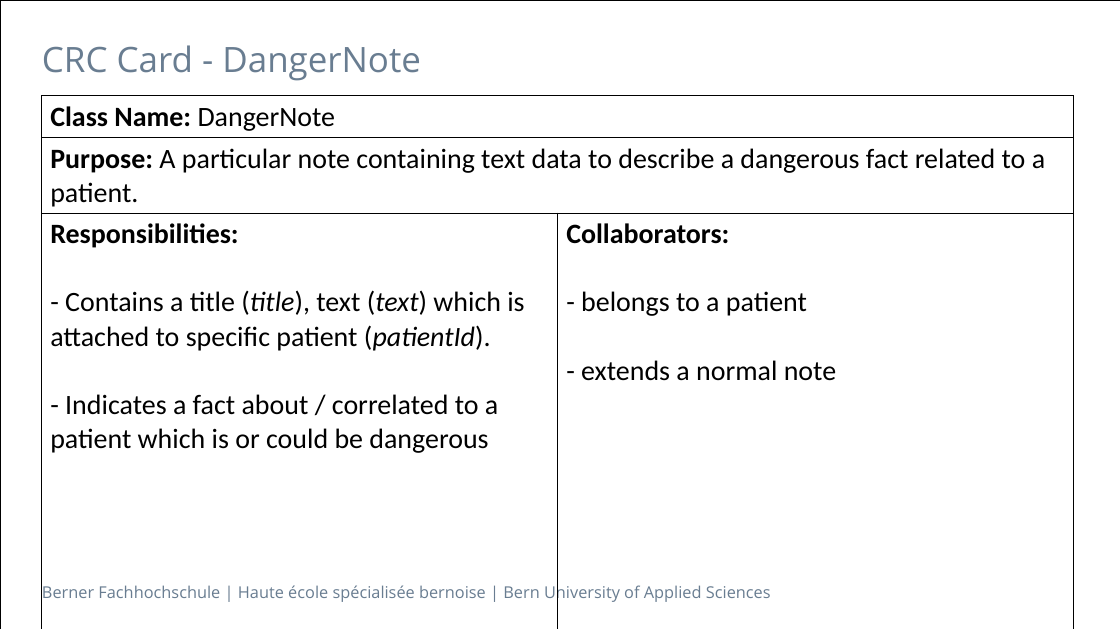
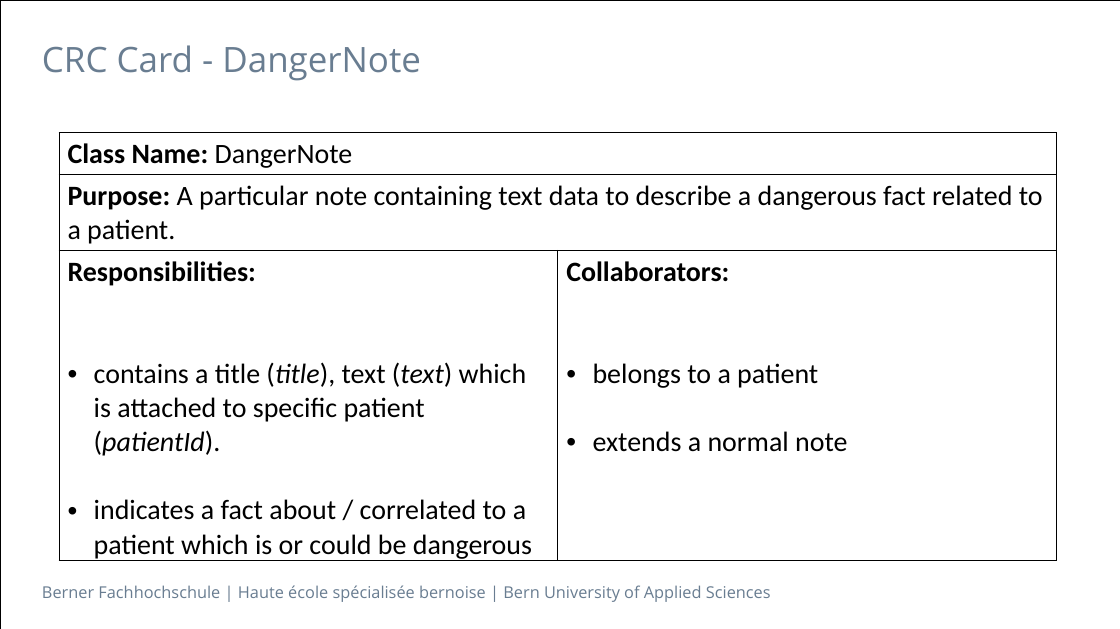
Before and after one commit to jntme/ch.bfh.btx8081.w2017.blue, a slide deck: slide 5 of CaseStudies/CaseStudy2/doc/02-DomainModelAndSequenceDiagram/Task_2_Presentation.pptx. Drawn at 1120x629 pixels with LibreOffice and Linux fonts; fonts in the diff are those of the drawing. Boxes give left, top, right and bottom in pixels: in the first picture for what was removed or moved away, otherwise in the second. Text is boxed around its words. In the diff, an @@ line names an element or a change of style, - is before the commit and + after.

```diff
--- a/CaseStudies/CaseStudy2/doc/02-DomainModelAndSequenceDiagram/Task_2_Presentation.pptx
+++ b/CaseStudies/CaseStudy2/doc/02-DomainModelAndSequenceDiagram/Task_2_Presentation.pptx
@@ table at bbox=[59, 133, 1057, 563] @@
-row 3, column 1: Responsibilities: / - Contains a title (title), text (text) which is attached to specific patient (patientId). / - Indicates a fact about / correlated to a patient which is or could be dangerous
+row 3, column 1: Responsibilities: / contains a title (title), text (text) which is attached to specific patient (patientId). / indicates a fact about / correlated to a patient which is or could be dangerous
-row 3, column 2: Collaborators: / - belongs to a patient / - extends a normal note
+row 3, column 2: Collaborators: / belongs to a patient / extends a normal note
@@ table: place and size @@
-table at bbox=[42, 96, 1074, 570]
+table at bbox=[59, 133, 1057, 563]
```
Also in this commit, not shown: 2 other slides changed, 2 slides added.
